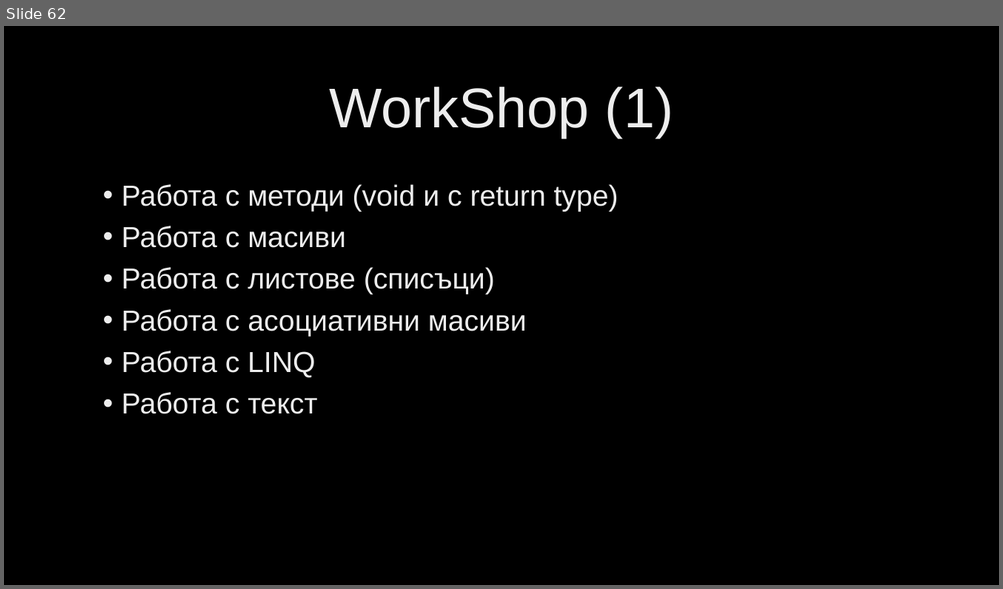
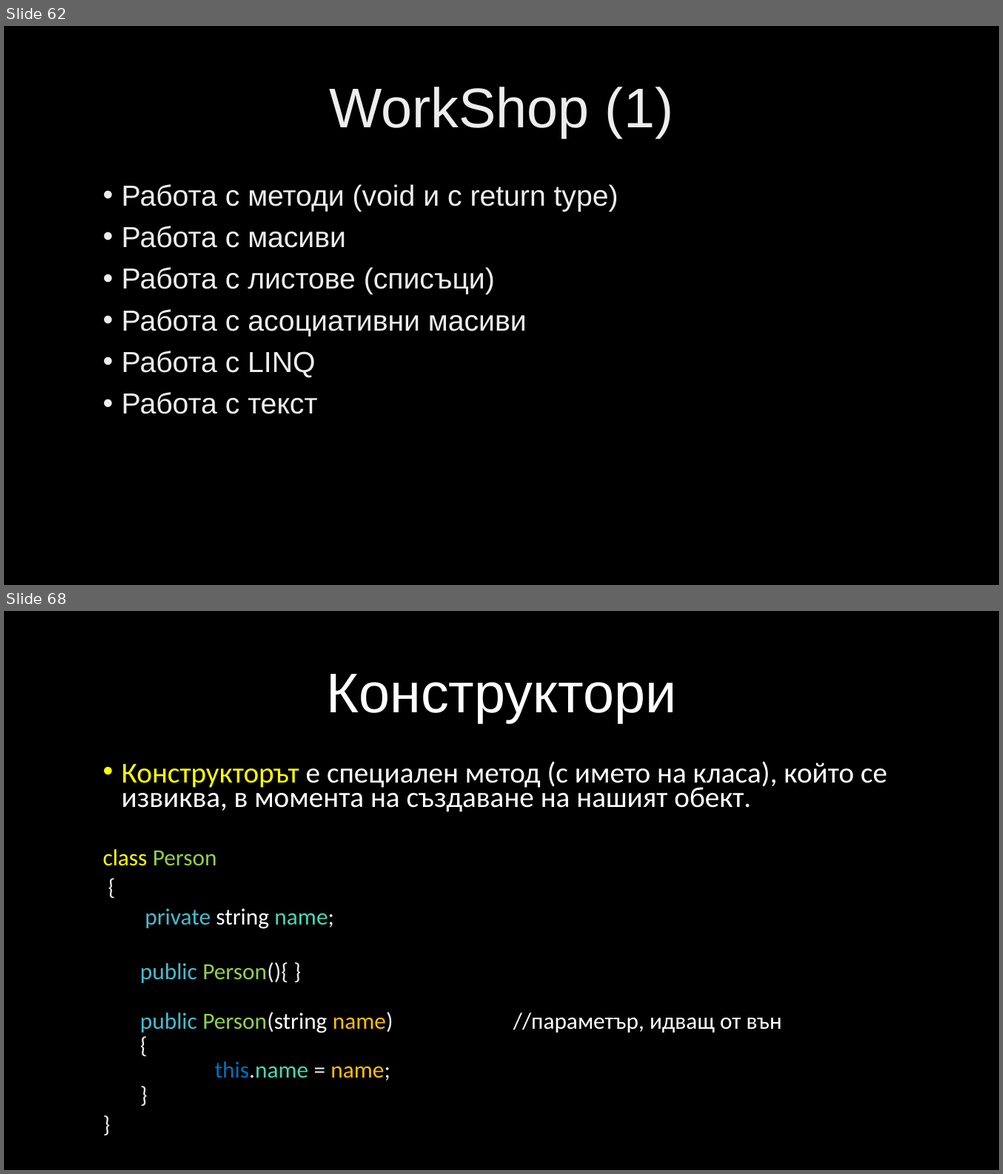
Before and after one commit to velizar92/CSharp-Programming-Presentations, a slide deck: C# Intermediate.pptx. Shown one above the other, each under a label of ours: slide 62 before the commit, slides 62 and 68 after it; the slides between them are not shown. The pictures are 1003x589 and 1003x1174 pixels, drawn with LibreOffice and Linux fonts; fonts in the diff are those of the drawing; background and template pictures are left out. Boxes give left, top, right and bottom in pixels: in the first picture for what was removed or moved away, otherwise in the second. Text is boxed around its words. In the diff, an @@ line names an element or a change of style, - is before the commit and + after.

Commit message:
Classes material

```diff
--- a/C# Intermediate.pptx
+++ b/C# Intermediate.pptx
@@ slide 68 added at <box>4,611,999,1170</box>, background picture (left out) @@
@@ title added at <box>326,674,676,723</box>, 54 pt, text #FFFFFF @@
+Конструктори
@@ text added at <box>103,761,887,1034</box>, 22.4 pt, text #FFFFFF @@
+• Конструкторът е специален метод (с името на класа), който се извиква, в момента на създаване на нашият обект.
+class Person
+{
+private string name;
+  public Person(){ }
+  public Person(string name) //параметър, идващ от вън
+  {
+  this.name = name;
+  }
+}
```
Also in this commit, not shown: 6 other slides added.
